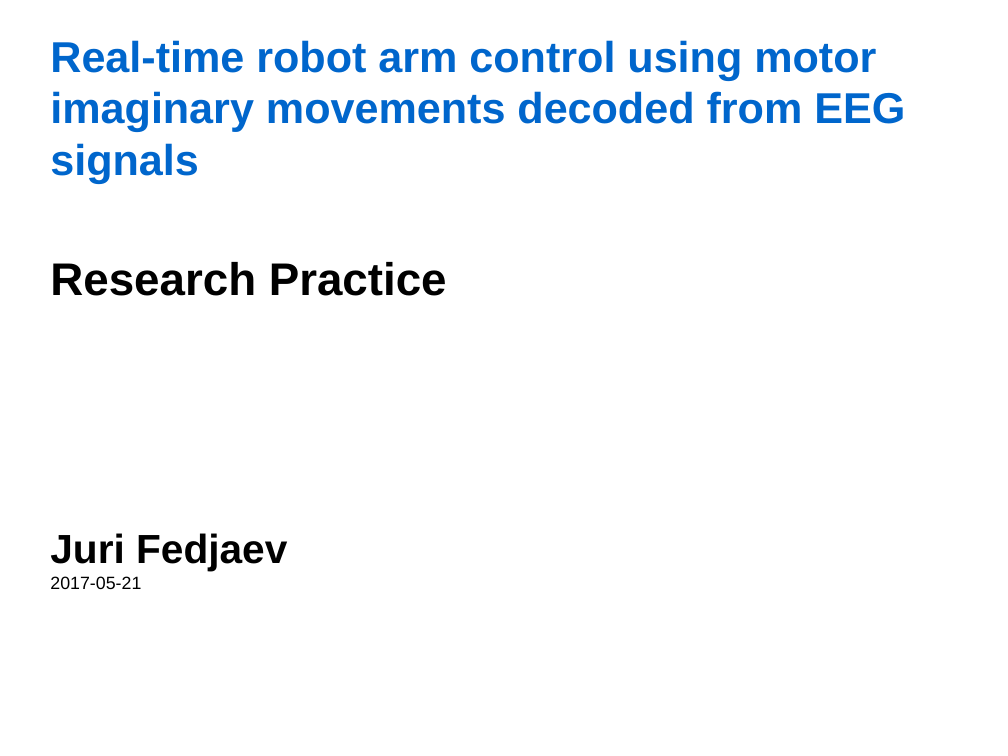
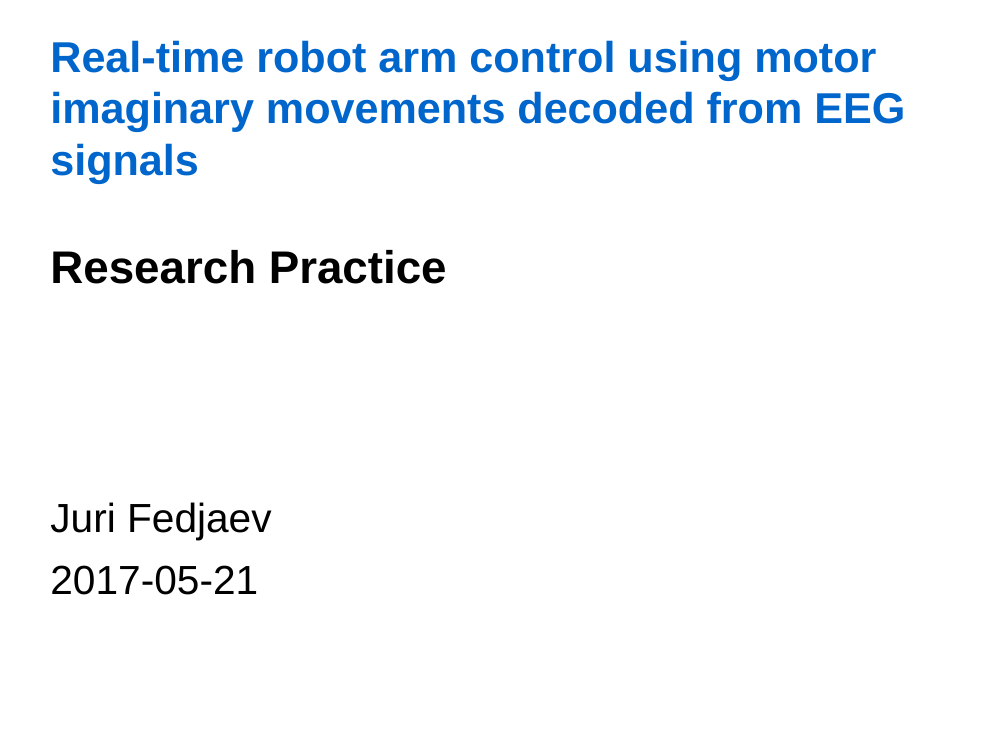
Before and after one commit to jfedjaev/NSTresearchPractice, a slide deck: slide 1 of Report/Presentation/Fedjaev_ResearchPractice.odp. Drawn at 1008x756 pixels with LibreOffice and Linux fonts; fonts in the diff are those of the drawing; background and template pictures are left out. Boxes give left, top, right and bottom in pixels: in the first picture for what was removed or moved away, otherwise in the second. Text is boxed around its words. In the diff, an @@ line names an element or a change of style, - is before the commit and + after.

```diff
--- a/Report/Presentation/Fedjaev_ResearchPractice.odp
+++ b/Report/Presentation/Fedjaev_ResearchPractice.odp
@@ text at (x1=50, y1=250, x2=447, y2=284): line spacing 1 to 0.9 @@
@@ text at (x1=50, y1=502, x2=272, y2=595): text changed; bold off @@
-Juri Fedjaev
-2017-05-21
+Juri Fedjaev
+2017-05-21
```
Also in this commit, not shown: 13 slides added, 4 slides removed, 5 other files.
